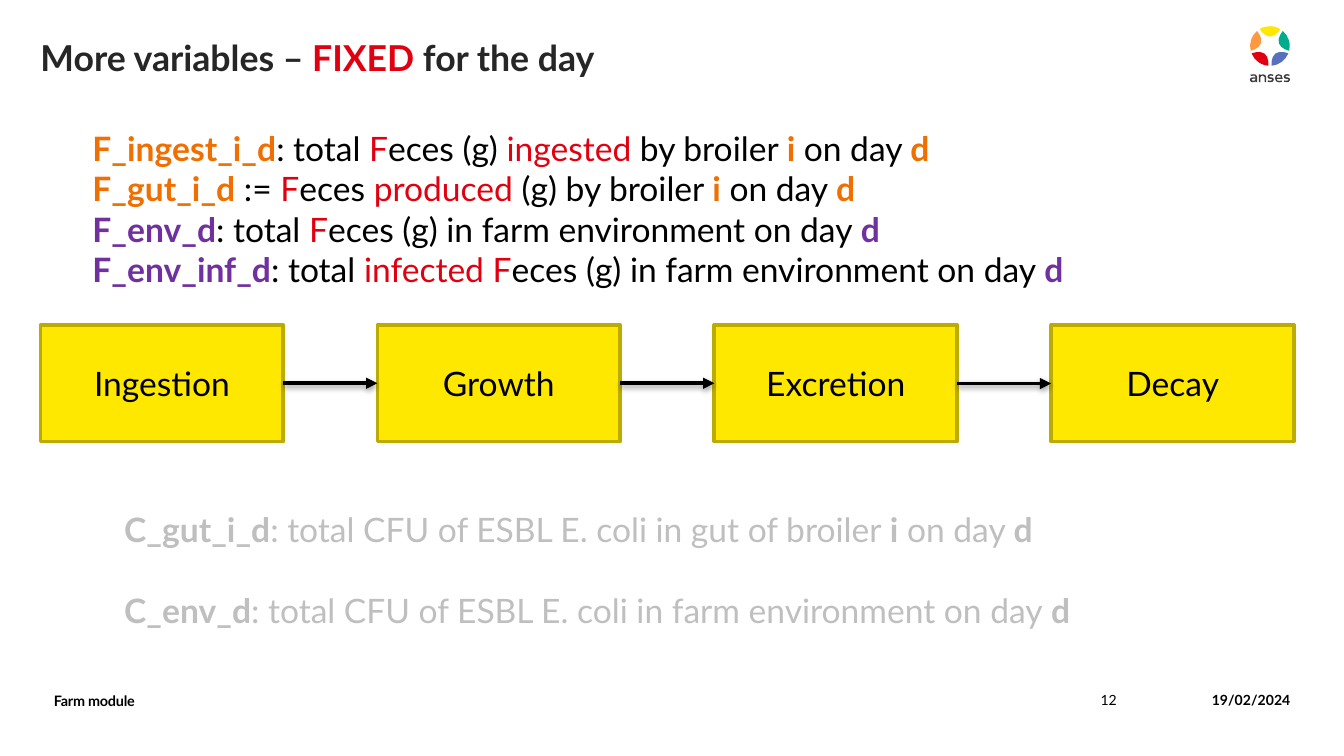
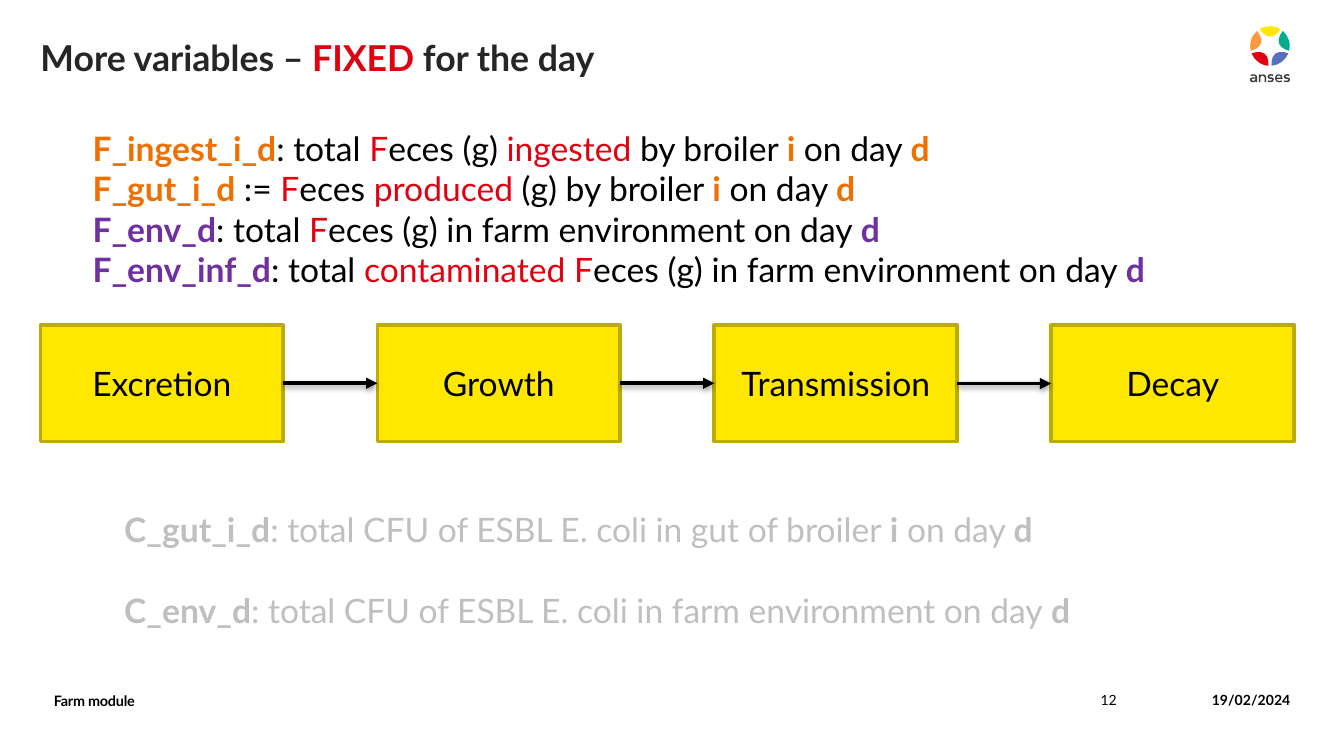
Before and after one commit to ENVIRE-JPIAMR/farm-module, a slide deck: slide 12 of docs/farm_module.pptx. Drawn at 1344x756 pixels with LibreOffice and Linux fonts; fonts in the diff are those of the drawing. Boxes give left, top, right and bottom in pixels: in the first picture for what was removed or moved away, otherwise in the second. Text is boxed around its words. In the diff, an @@ line names an element or a change of style, - is before the commit and + after.

```diff
--- a/docs/farm_module.pptx
+++ b/docs/farm_module.pptx
@@ text at [93,256,1145,288]: text changed @@
-F_env_inf_d: total infected Feces (g) in farm environment on day d
+F_env_inf_d: total contaminated Feces (g) in farm environment on day d
@@ text in rectangle at [92,371,231,397]: text changed @@
-Ingestion
+Excretion
@@ text in rectangle at [741,371,930,397]: text changed @@
-Excretion
+Transmission
```
Also in this commit, not shown: 17 other slides changed, 2 slides added, 1 slide removed.
